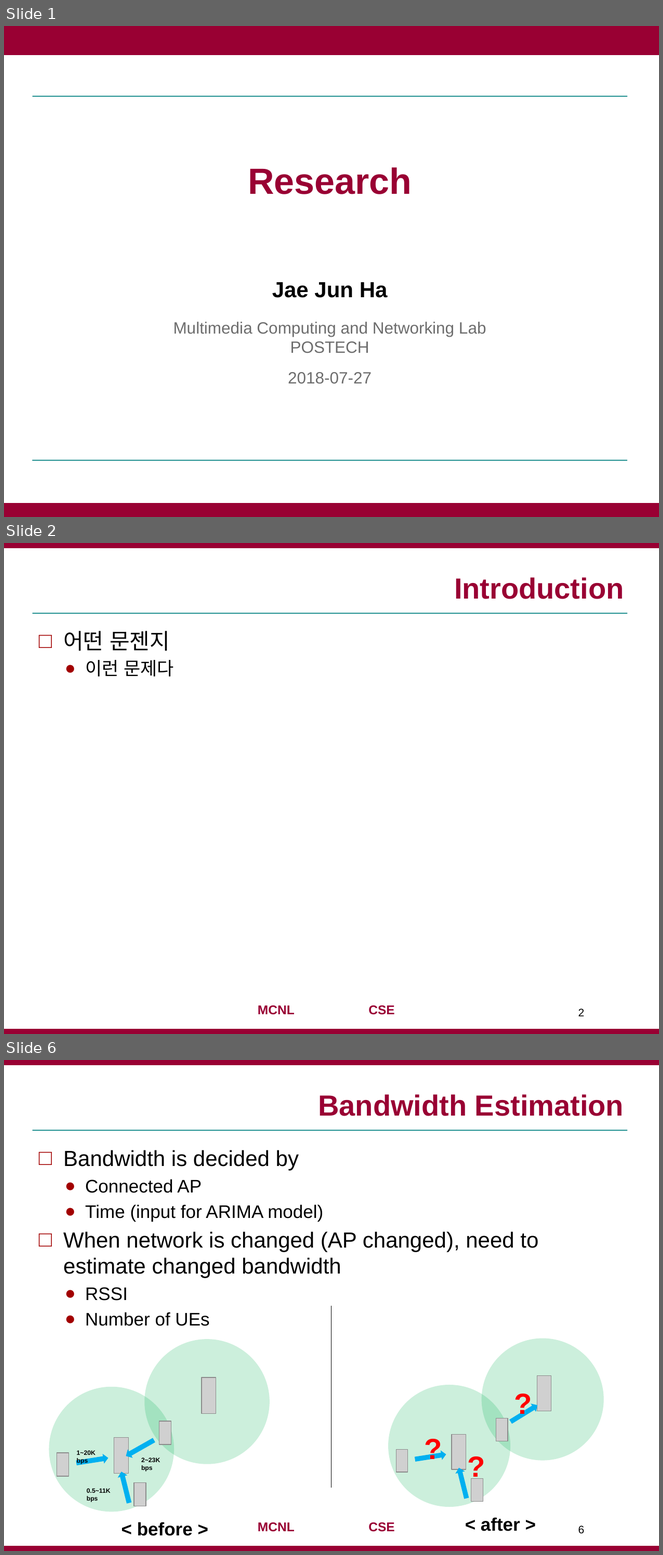
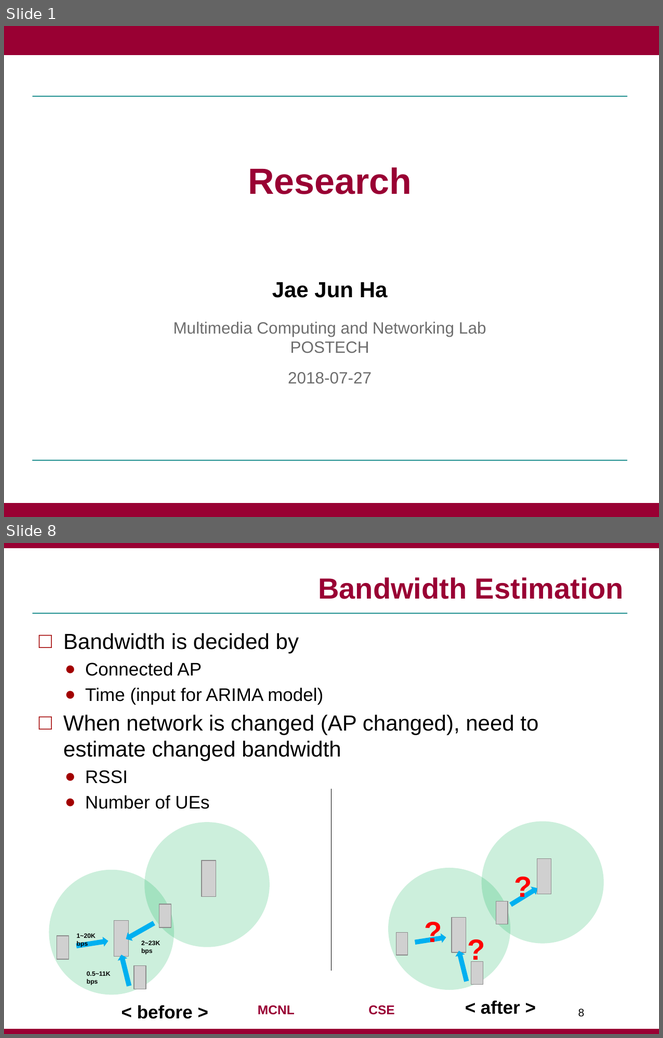
Before and after one commit to jaejunha/Paper, a slide deck: Daily(written_by_Korean)/180727.pptx. Shown one above the other, each under a label of ours: slides 1, 2 and 6 before the commit, slides 1 and 8 after it; the slides between them are not shown. The pictures are 663x1555 and 663x1038 pixels, drawn with LibreOffice and Linux fonts; fonts in the diff are those of the drawing; grey boxes stand for pictures; background and template pictures are left out. Boxes give left, top, right and bottom in pixels: in the first picture for what was removed or moved away, otherwise in the second. Text is boxed around its words. In the diff, an @@ line names an element or a change of style, - is before the commit and + after.

```diff
--- a/Daily(written_by_Korean)/180727.pptx
+++ b/Daily(written_by_Korean)/180727.pptx
@@ slide 2 removed at (x1=4, y1=543, x2=659, y2=1034), background #FFFFFF; not listed: 4 template elements that a slide beside it also shows @@
@@ title removed at (x1=454, y1=577, x2=624, y2=599) @@
-Introduction
@@ text removed at (x1=63, y1=631, x2=174, y2=677) @@
-□ 어떤 문젠지
-  ● 이런 문제다
@@ page number removed at (x1=579, y1=1009, x2=585, y2=1017) @@
-2
@@ what was slide 6 is now slide 8 @@
@@ page number at (x1=579, y1=1009, x2=585, y2=1017): text changed @@
-6
+8
```
Also in this commit, not shown: 8 slides changed, 4 slides added, 1 other slide removed, 1 other file.
